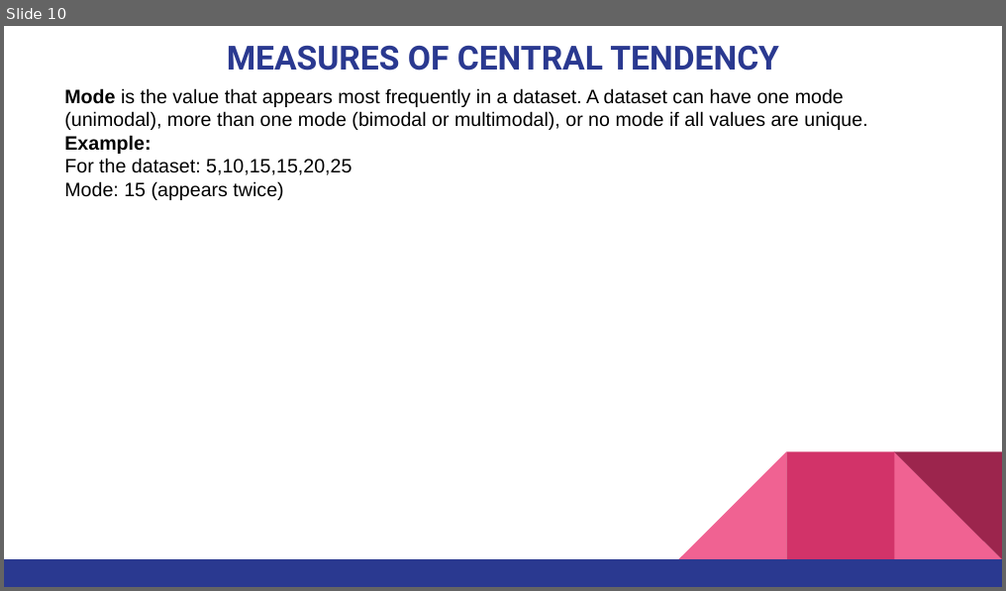
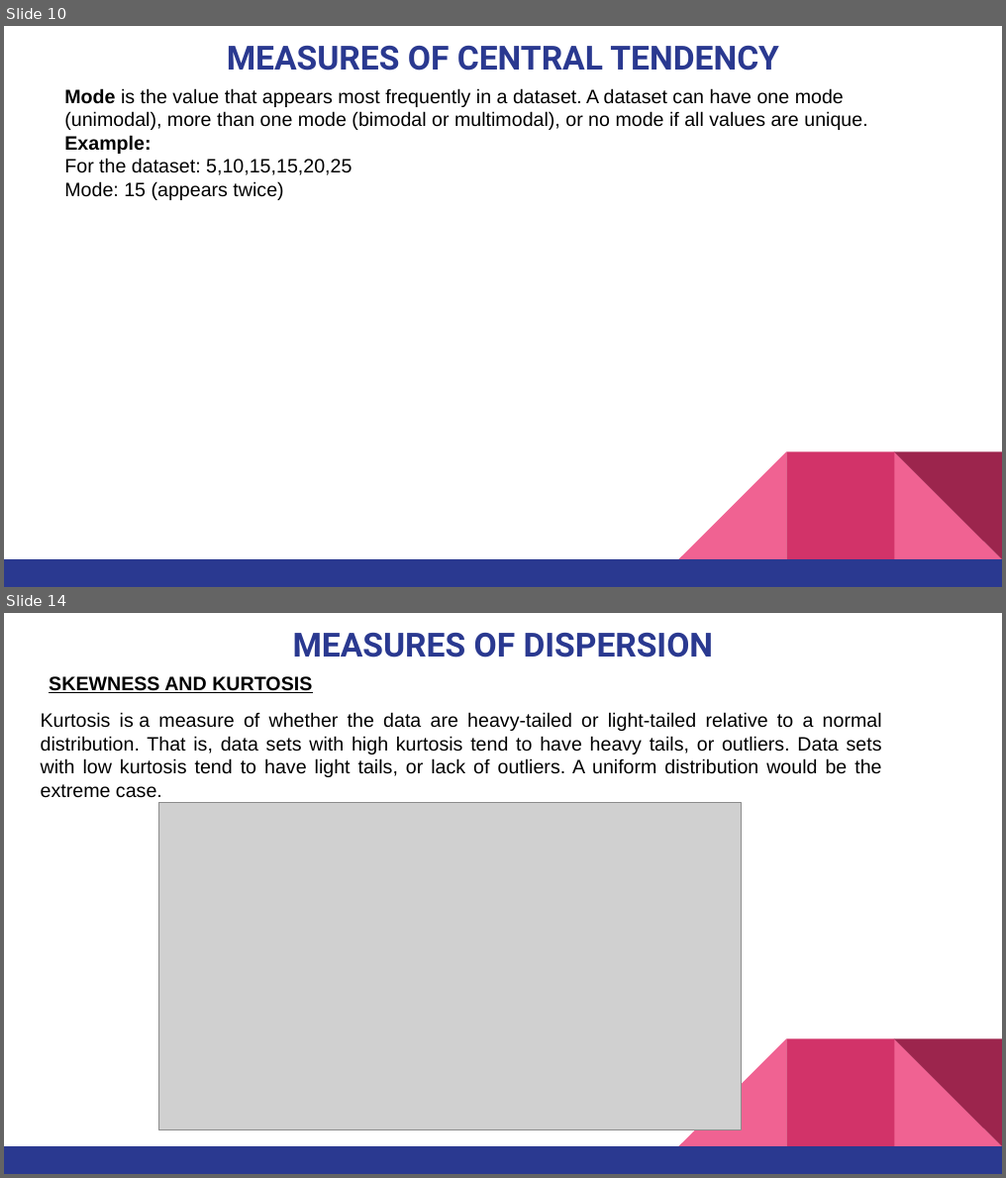
Before and after one commit to pnytrainingrepo/artificial-intelligence, a slide deck: AI-DataScience.pptx. Shown one above the other, each under a label of ours: slide 10 before the commit, slides 10 and 14 after it; the slides between them are not shown. The pictures are 1006x591 and 1006x1178 pixels, drawn with LibreOffice and Linux fonts; fonts in the diff are those of the drawing; grey boxes stand for pictures. Boxes give left, top, right and bottom in pixels: in the first picture for what was removed or moved away, otherwise in the second. Text is boxed around its words. In the diff, an @@ line names an element or a change of style, - is before the commit and + after.

```diff
--- a/AI-DataScience.pptx
+++ b/AI-DataScience.pptx
@@ slide 14 added at bbox=[4, 613, 1002, 1174], background #FFFFFF; not listed: 5 template elements that a slide beside it also shows @@
@@ title added at bbox=[293, 632, 714, 658], 24 pt, text #2A3990, bold @@
+MEASURES OF DISPERSION
@@ text added at bbox=[49, 676, 312, 693], 14 pt, text #000000, bold, underline @@
+SKEWNESS AND KURTOSIS
@@ text added at bbox=[41, 712, 882, 798], 14 pt, text #000000 @@
+Kurtosis is a measure of whether the data are heavy-tailed or light-tailed relative to a normal distribution. That is, data sets with high kurtosis tend to have heavy tails, or outliers. Data sets with low kurtosis tend to have light tails, or lack of outliers. A uniform distribution would be the extreme case.
@@ picture added at bbox=[158, 803, 742, 1130] @@
```
Also in this commit, not shown: 2 slides changed, 10 other slides added, 8 other files.
